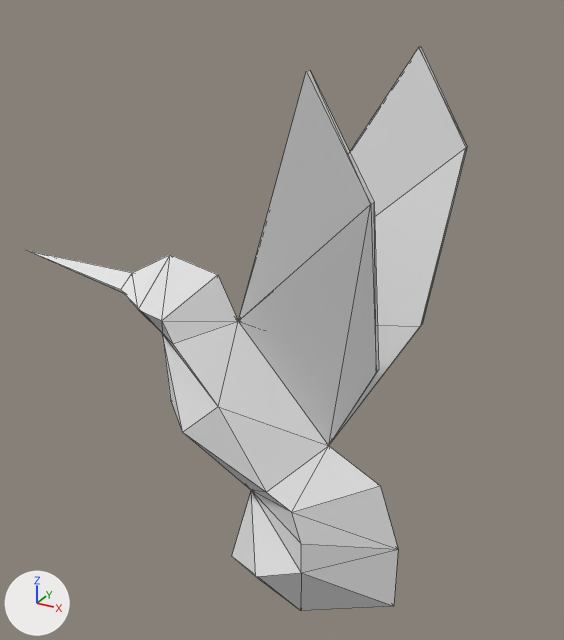
The Blender file dae/hum/hum_lp.blend: old version first, new version second.
Camera for both pictures: a 50 mm lens placed at (7.72, -10.63, 6.52), pointed at (0.33, 2.8, -0.19). Lighting does not change. The marker at lower left points along +X, +Y and +Z. Mesh edges are drawn as thin lines.

In view in the first picture: 'hum_1'.
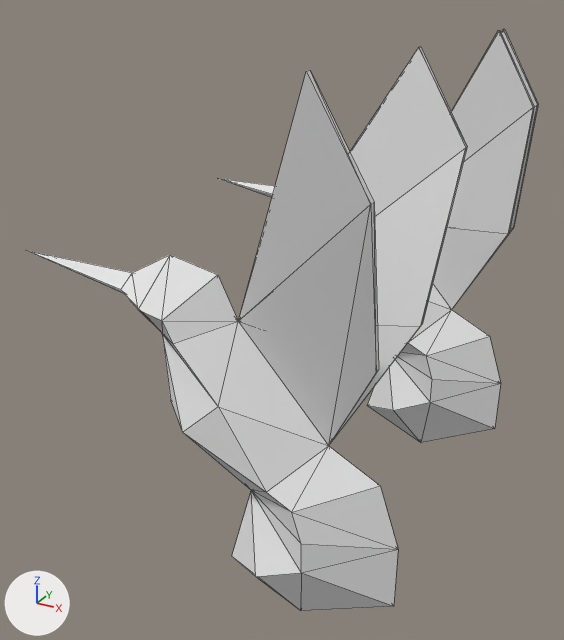
Commit message: hum zero object

What differs and where, as boxes [x1, y1, x2, y2] in the pictures (564 x 640 px):
'hum_0', added: after [218, 29, 538, 442]

Patch to the scene script:
```diff
--- a/dae/hum/hum_lp.blend.py
+++ b/dae/hum/hum_lp.blend.py
@@ mat_hum_0_mat @@
+mat_hum_0_mat = diffuse_material('hum_0_mat')
+mat_hum_0_mat.base_color = (0.8, 0.8, 0.8)  # white #e7e7e7
@@ me_hum_0_geo @@
+me_hum_0_geo.from_pydata(...)  # 49 vertices, 96 faces; spans x -5.5..5.0, y -0.8..0.8, z -4.0..4.2
+me_hum_0_geo.materials.append(mat_hum_0_mat)  # white #e7e7e7
@@ ob_hum_0 @@
+ob_hum_0 = bpy.data.objects.new('hum_0', me_hum_0_geo)
+ob_hum_0.location = (0.0, 7.0, 0.0)
+ob_hum_0.rotation_euler = (0.0, 1.571, 0.0)  # degrees (0, 90, 0)
```
